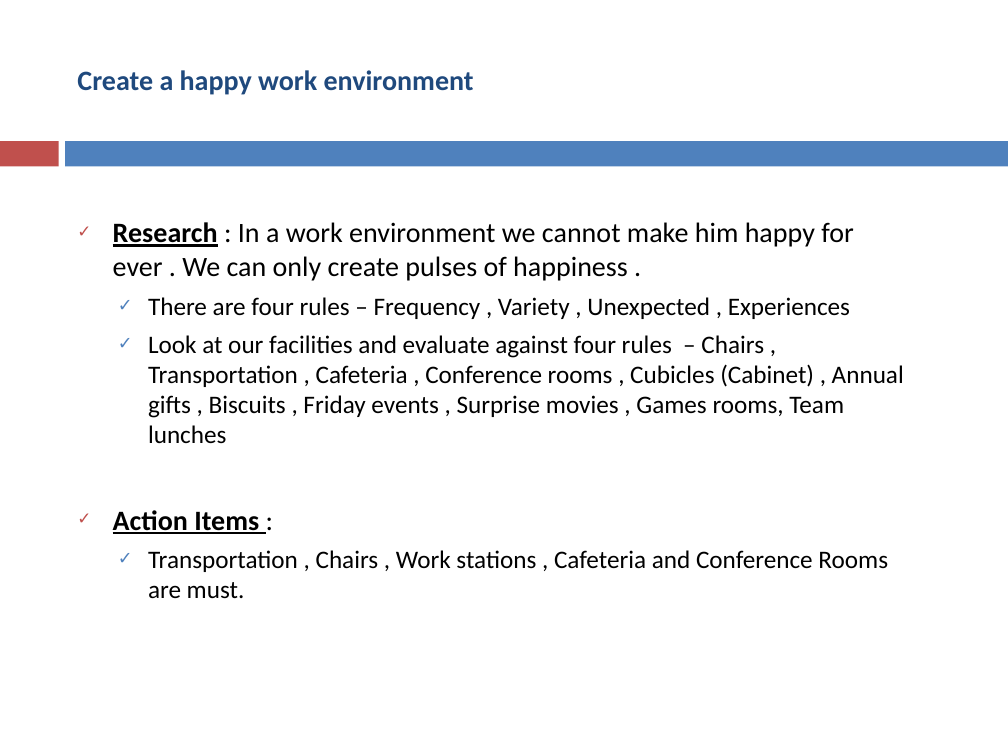
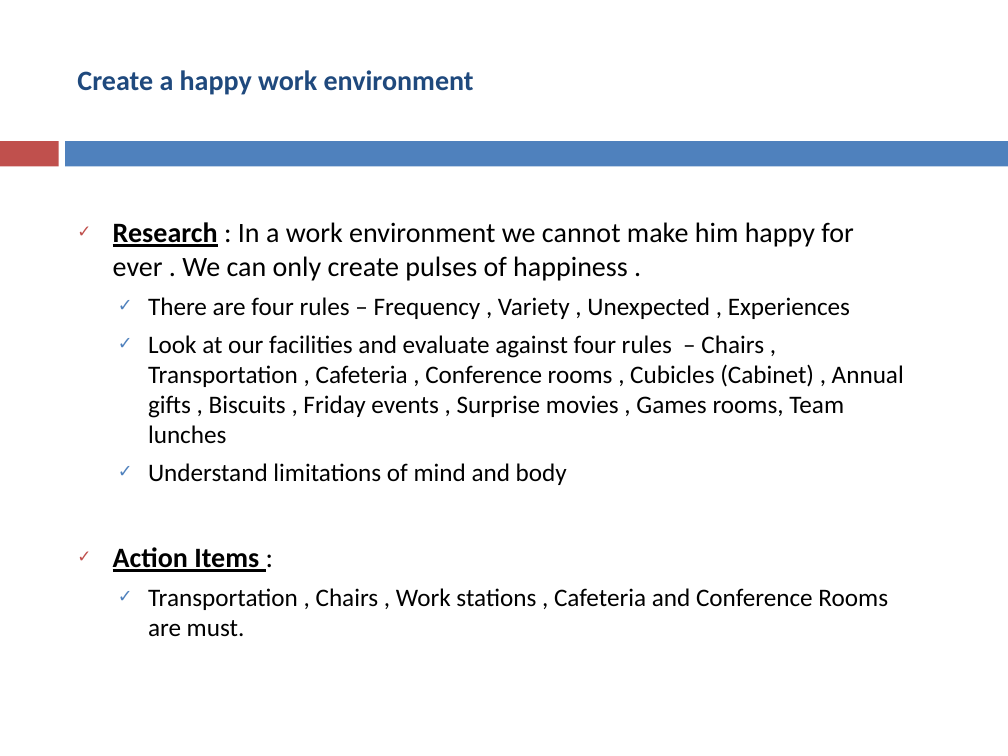
Before and after one commit to asakala/notes, a slide deck: slide 22 of Prokarma/Magnetic Work Environment.pptx (slide 9 before the commit). Drawn at 1008x756 pixels with LibreOffice and Linux fonts; fonts in the diff are those of the drawing. Boxes give left, top, right and bottom in pixels: in the first picture for what was removed or moved away, otherwise in the second. Text is boxed around its words. In the diff, an @@ line names an element or a change of style, - is before the commit and + after.

```diff
--- a/Prokarma/Magnetic Work Environment.pptx
+++ b/Prokarma/Magnetic Work Environment.pptx
@@ text at <box>148,463,567,485</box>: paragraph added @@
+  ✓ Understand limitations of mind and body
```
Also in this commit, not shown: 6 other slides changed, 13 slides added, 3 other files.
